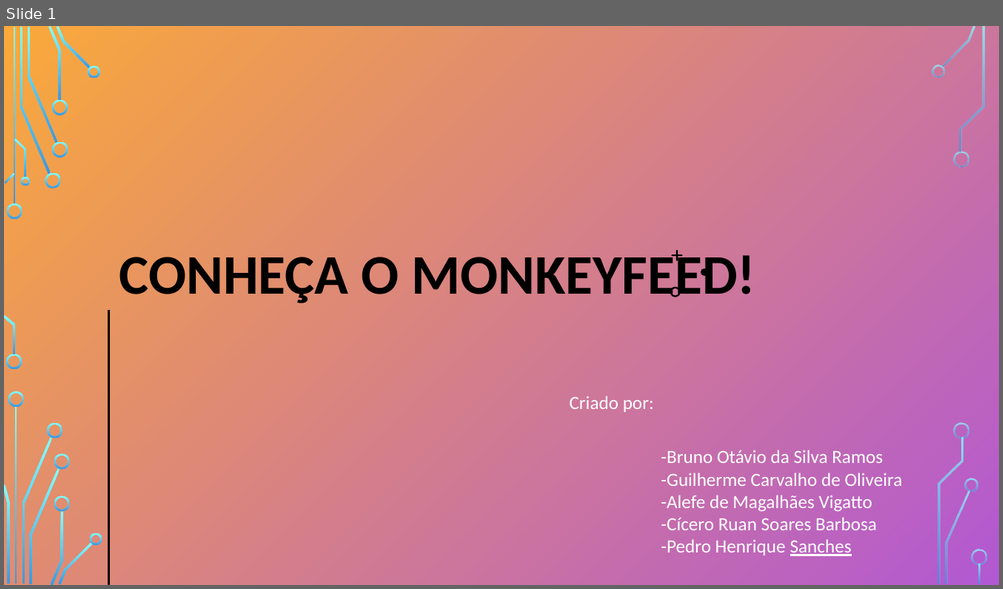
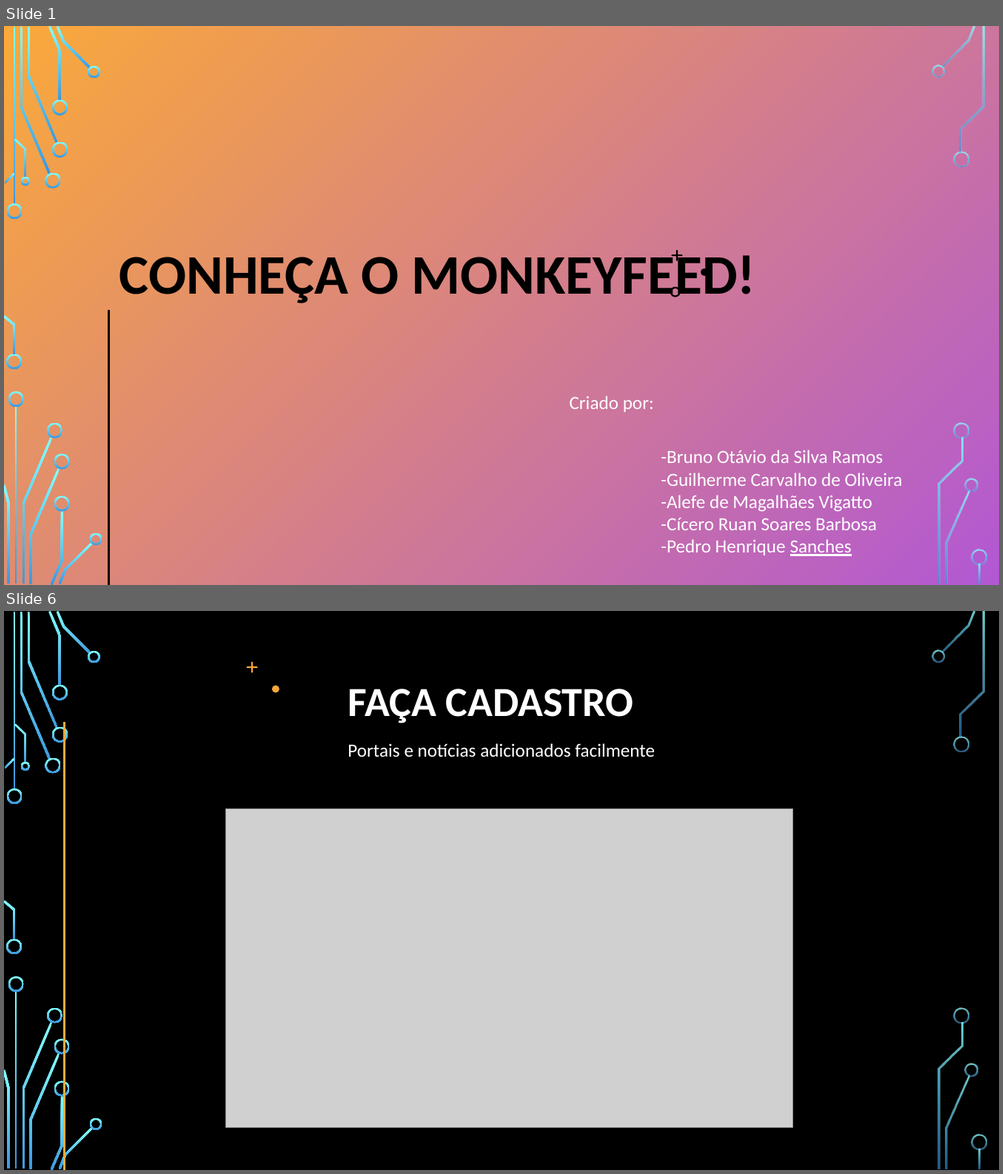
Before and after one commit to Cisenai/MonkeyFeed, a slide deck: docs/monkeyfeed3.pptm. Shown one above the other, each under a label of ours: slide 1 before the commit, slides 1 and 6 after it; the slides between them are not shown. The pictures are 1003x589 and 1003x1174 pixels, drawn with LibreOffice and Linux fonts; fonts in the diff are those of the drawing; grey boxes stand for pictures; background and template pictures are left out. Boxes give left, top, right and bottom in pixels: in the first picture for what was removed or moved away, otherwise in the second. Text is boxed around its words. In the diff, an @@ line names an element or a change of style, - is before the commit and + after.

```diff
--- a/docs/monkeyfeed3.pptm
+++ b/docs/monkeyfeed3.pptm
@@ slide 6 added at (4, 611, 999, 1170), background picture (left out); not listed: 36 template elements that a slide beside it also shows @@
@@ freeform shape added at (247, 662, 258, 673), fill #FAA93A @@
@@ freeform shape added at (272, 686, 279, 693), fill #FAA93A @@
@@ title added at (348, 689, 634, 723), 40 pt, text #FFFFFF, bold @@
+FAÇA CADASTRO
@@ line added from (65, 723) to (65, 1170), #B258D3 2 pt @@
@@ text added at (347, 743, 654, 758), 18 pt, text #FFFFFF @@
+Portais e notícias adicionados facilmente
@@ picture added at (225, 809, 793, 1128) @@
```
Also in this commit, not shown: 3 slides changed, 5 other slides added, 3 slides removed.
